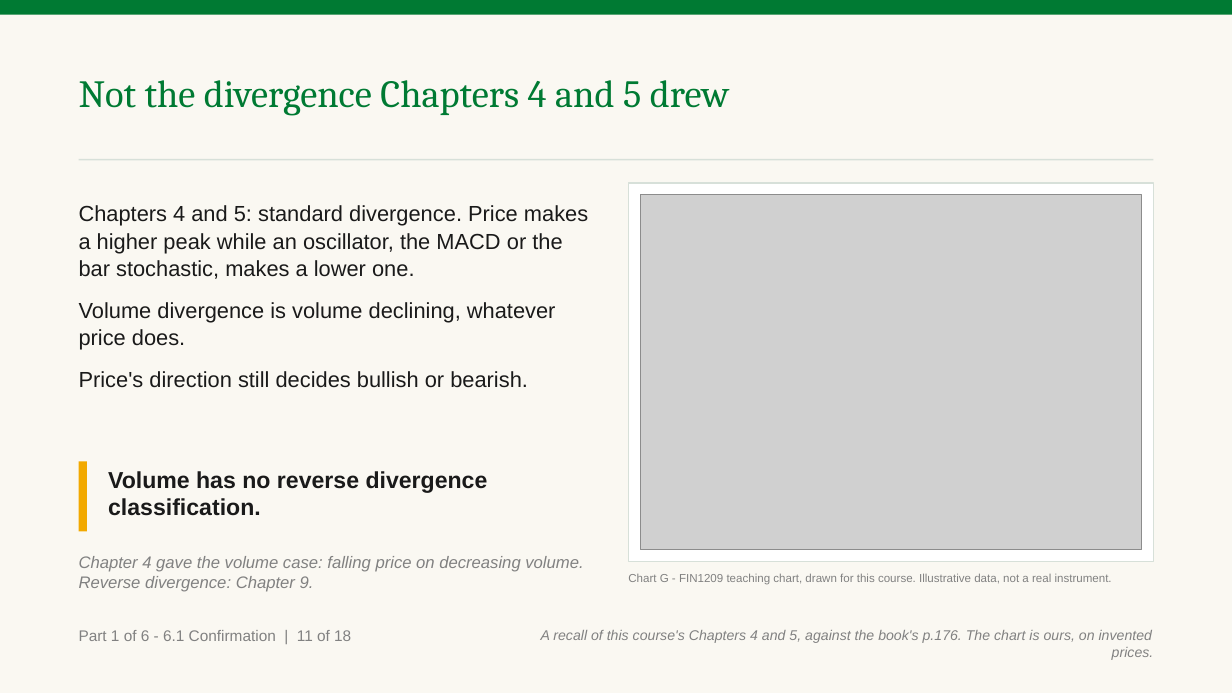
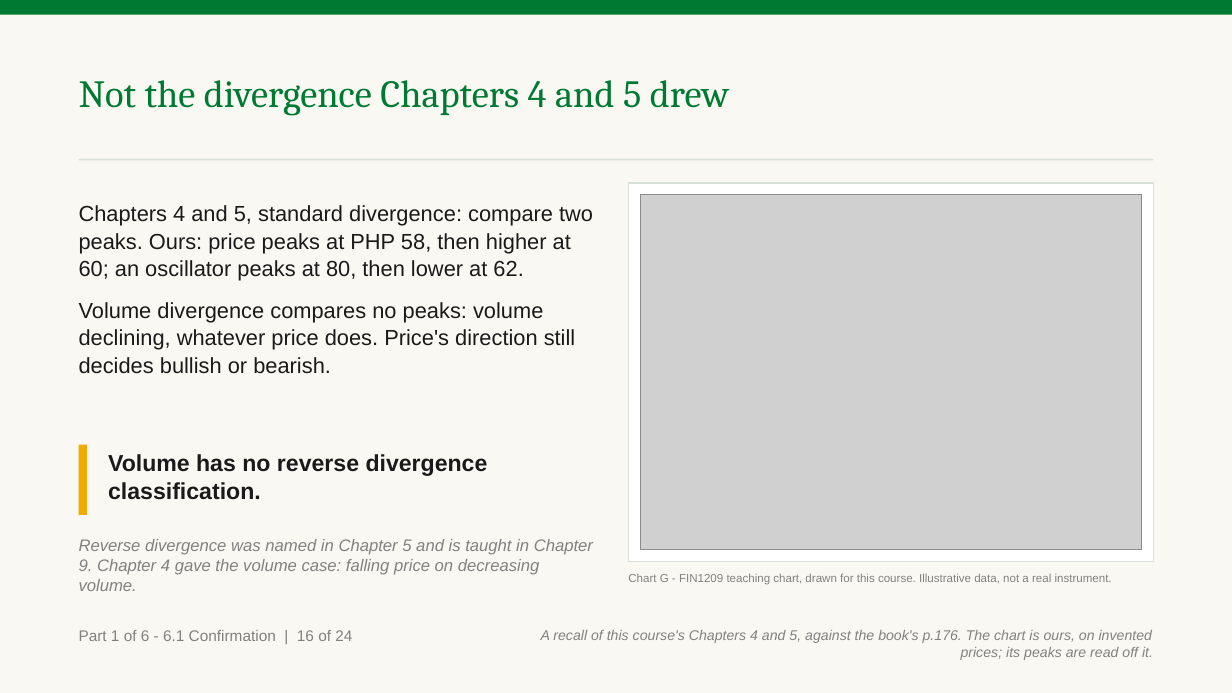
Before and after one commit to benjiesotelo-sudo/Telos_FIN1209, a slide deck: slide 21 of chapter-06/FIN1209-Chapter-06.pptx (slide 16 before the commit). Drawn at 1232x693 pixels with LibreOffice and Linux fonts; fonts in the diff are those of the drawing; grey boxes stand for pictures. Boxes give left, top, right and bottom in pixels: in the first picture for what was removed or moved away, otherwise in the second. Text is boxed around its words. In the diff, an @@ line names an element or a change of style, - is before the commit and + after.

```diff
--- a/chapter-06/FIN1209-Chapter-06.pptx
+++ b/chapter-06/FIN1209-Chapter-06.pptx
@@ text at [79,205,593,374]: text changed @@
-Chapters 4 and 5: standard divergence. Price makes a higher peak while an oscillator, the MACD or the bar stochastic, makes a lower one.
-Volume divergence is volume declining, whatever price does.
-Price's direction still decides bullish or bearish.
+Chapters 4 and 5, standard divergence: compare two peaks. Ours: price peaks at PHP 58, then higher at 60; an oscillator peaks at 80, then lower at 62.
+Volume divergence compares no peaks: volume declining, whatever price does. Price's direction still decides bullish or bearish.
@@ rectangle: place and size @@
-rectangle at [79,461,87,531]
+rectangle at [79,445,87,515]
@@ text "Volume has no reverse divergence ...": place and size @@
-text "Volume has no reverse divergence ..." at [108,471,488,516]
+text "Volume has no reverse divergence ..." at [108,454,488,500]
@@ text at [79,539,593,591]: text changed @@
-Chapter 4 gave the volume case: falling price on decreasing volume. Reverse divergence: Chapter 9.
+Reverse divergence was named in Chapter 5 and is taught in Chapter 9. Chapter 4 gave the volume case: falling price on decreasing volume.
@@ text at [79,630,352,641]: text changed @@
-Part 1 of 6 - 6.1 Confirmation | 11 of 18
+Part 1 of 6 - 6.1 Confirmation | 16 of 24
@@ text at [541,630,1153,660]: text changed @@
-A recall of this course's Chapters 4 and 5, against the book's p.176. The chart is ours, on invented prices.
+A recall of this course's Chapters 4 and 5, against the book's p.176. The chart is ours, on invented prices; its peaks are read off it.
```
Also in this commit, not shown: 21 other slides changed, 6 slides added, 3 other files.
